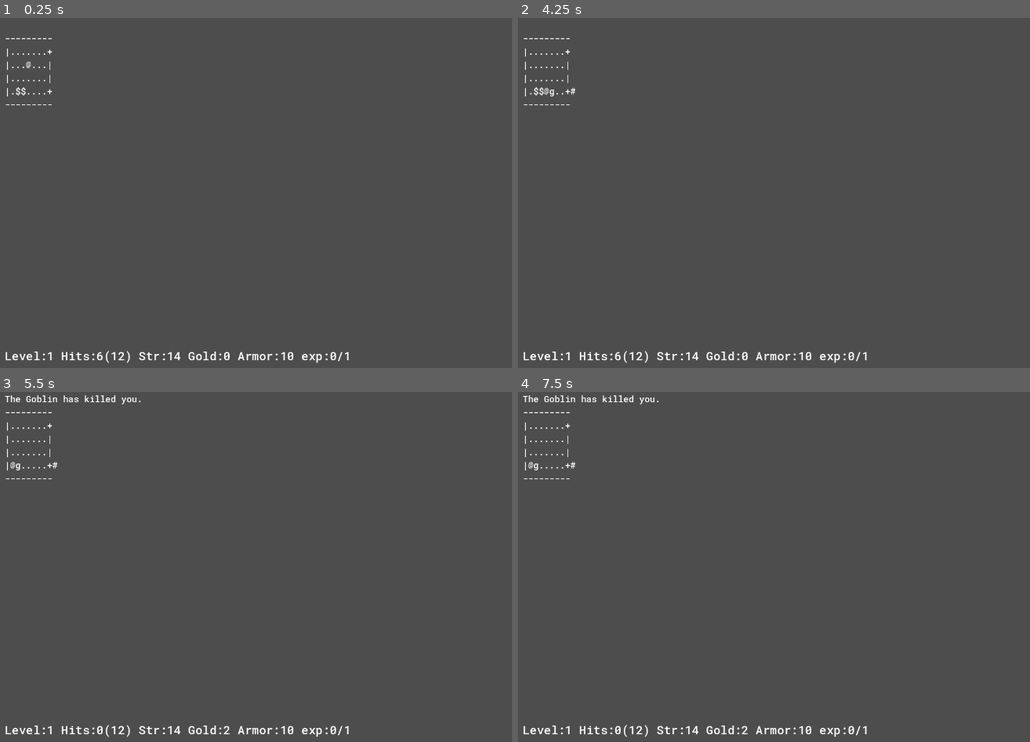
Above: before the commit, frames 1-4 (two rows, left to right).
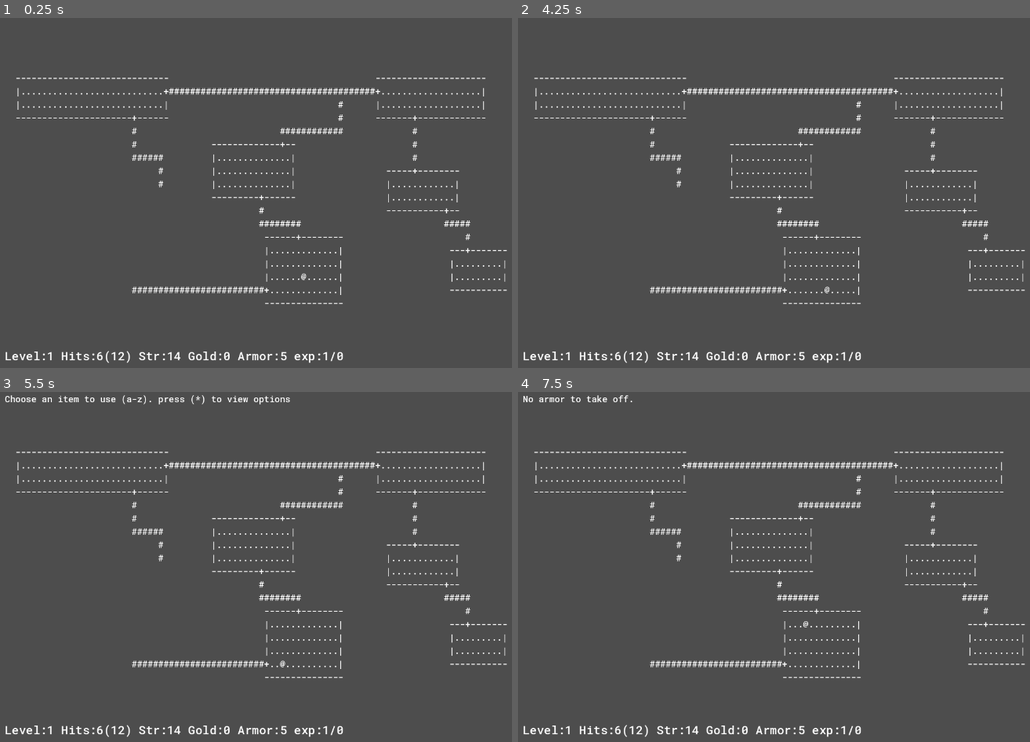
Above: after the commit, the same moments.

Repository: Kristjan-Kessel/GodotRogue
Game: Godot game, scene res://Scenes/main.tscn
Same seed, same stepped clock (60 frames per second), same inputs: the game is played once before the commit and once after it.
Inputs:
- Up to frame 1 (0.25 s): no input
- Up to frame 2 (4.25 s): tap Enter at 0.5 s; hold Right (ui_right) 0.53-1.28 s; tap T (command_take_armor_off) at 0.6, 1.55, 3.05 s; tap Space (continue) at 0.8, 1.35, 2, 2.3, 2.75, 3.5, 3.8 s; hold Down (ui_down) 1.28-2.03 s; hold Right (ui_right) 2.03-2.78 s; tap D (command_drop) at 2.1 s; hold Up (ui_up) 2.78-3.53 s; tap F (command_find) at 2.85 s; hold Left (ui_left) from 3.53 s (still down); tap . (command_rest) at 3.6 s
- Up to frame 3 (5.5 s): tap T (command_take_armor_off) at 4.35 s; release Left (ui_left) at 5.03 s; hold Down (ui_down) from 5.03 s (still down); tap Q (command_use_item) at 5.1 s; tap Space (continue) at 5.3 s
- Up to frame 4 (7.5 s): tap Space (continue) at 5.75, 6.5, 6.6 s; release Down (ui_down) at 5.78 s; hold Right (ui_right) 5.78-6.53 s; tap W (command_wield_weapon) at 5.85 s; tap T (command_take_armor_off) at 6.05, 7.35 s; hold Up (ui_up) 6.53-7.28 s; hold Right (ui_right) from 7.28 s (still down)

The runs differ from the first frame. In frame 1, 2.9% of the frame differs, in the area x 1-100%, y 5-99%; in frame 2, 2.9%; in frame 3, 3.3%, in the area x 0-100%, y 0-99%; in frame 4, 3.2%.

Commit message:
Find command stops at intersections

Diff:
--- a/Scripts/Enemies/Base/enemy.gd
+++ b/Scripts/Enemies/Base/enemy.gd
@@ -5,37 +5,31 @@
 
 @export var health: int
 @export var armor: int
-@export var strength: int
-@export var dice: int
-enum State {IDLE,ATTACKING}
-var state = ""
+@export var attack: int
+enum State {SLEEPING,IDLE,ATTACKING}
+var state = State.ATTACKING
 var is_visible = true
 
 func on_turn(astar: AStar2D, tile: Tile, player_tile: Tile):
-	# check if see player, turn to attacking stance!
-	# move towards player
-	var path = astar.get_point_path(player_tile.id, tile.id)
-	enemy_move.emit(path[1], self)
+	if state == State.IDLE:
+		#if see player then start attacking
+		if true:
+			state = State.ATTACKING
+	if state == State.ATTACKING:
+		var path = astar.get_point_path(player_tile.id, tile.id)
+		enemy_move.emit(path[1], self)
 
 func attack_player(player: Node) -> String:
-	var hit = Globals.rng.randi_range(1,20)
-	var crit = hit == 20
-	var hit_bonus = (strength-10)/2
-	print("hit: %d+%d" % [hit, hit_bonus])
-	hit += hit_bonus
-
+	var hit = Globals.rng.randi_range(0,attack)
+	var crit = hit == attack
 	var result = ""
 
-	if hit>=player.stats.armor || crit:
-		var damage = Globals.rng.randi_range(1,dice)
-		print("dmg: %d+%d" % [damage,hit_bonus])
-		damage += hit_bonus
-		player.stats.current_hp -= damage
+	if hit > player.stats.armor || crit:
+		player.stats.current_hp -= hit - player.stats.armor
 		if crit:
-			damage += damage
+			result = "The %s has greatly injured you." % label
+		else:
 			result = "The %s has injured you." % label
-		else:
-			result = "The %s has greatly injured you." % label
 		if player.stats.current_hp == 0:
 			result = "The %s has killed you." % label
 	else:
--- a/Scripts/Enemies/goblin.gd
+++ b/Scripts/Enemies/goblin.gd
@@ -3,7 +3,6 @@
 func _ready() -> void:
 	health = 10
 	armor = 8
-	strength = 10
+	attack = 10
 	label = "Goblin"
-	dice = 6
 	ascii = "g"
--- a/Scripts/Level/level_generator.gd
+++ b/Scripts/Level/level_generator.gd
@@ -8,8 +8,8 @@
 const min_room_offset_y = 1
 
 #how likely it is for any given room to not existing, 1/room_chance
-const room_chance = 10
-const max_missing_rooms = 1
+const room_chance = 20
+const max_missing_rooms = 3
 
 
 static func generate_level() -> Array:
@@ -23,48 +23,65 @@
 			row.append(Constants.EMPTY);
 		map.append(row)
 
+	# list of rooms
+	# if chance work then remove one random room that not importante
+	# select randomly room for player spawn, select room for exit spawn
+
 	var loop_count = 0
 	var player_room = Globals.level_rng.randi_range(0,8)
 	var exit_room = Globals.level_rng.randi_range(0,8)
 	var missing_room_count = 0
+
+	var potential_rooms = []
+	var valid_rooms = []
 	for y in range(3):
 		for x in range(3):
-			var is_spawn_room = loop_count == player_room
-			var is_exit_room = loop_count == exit_room
-			var skip_room = Globals.level_rng.randi_range(1,room_chance) == 1 && !is_spawn_room && !is_exit_room && missing_room_count < max_missing_rooms
-
-			var max_width = Globals.map_width/3
-			var max_height = Globals.map_height/3
-			var start_x = Globals.map_width/3*x
-			var start_y = Globals.map_height/3*y
-
-			var room
-
-			if skip_room:
-				room = Rect2(Globals.level_rng.randi_range(start_x,start_x+max_width-1),Globals.level_rng.randi_range(start_y,start_y+max_height-1),1,1)
-				missing_room_count += 1
-			else:
-				var x_offset = Globals.level_rng.randi_range(min_room_offset_x,max_width-min_room_width)
-				var y_offset = Globals.level_rng.randi_range(min_room_offset_y,max_height-min_room_height)
-
-				start_x += x_offset
-				start_y += y_offset
-				max_width -= x_offset
-				max_height -= y_offset
-
-				var width = Globals.level_rng.randi_range(min_room_width,max_width)
-				var height = Globals.level_rng.randi_range(min_room_height,max_height)
-
-				room = Rect2(start_x,start_y,width,height)
-
-			if !skip_room:
-				generate_room(map,room)
-
-			if is_spawn_room:
-				map[start_y+room.size.y/2][start_x+room.size.x/2] = Constants.PLAYER
-			room_grid[y][x] = room
-			room_vector_list.append(Vector2(x,y))
-			loop_count+=1
+			var room = PotentialRoom.new(x,y)
+			potential_rooms.append(room)
+			valid_rooms.append(room)
+
+	for i in range(max_missing_rooms):
+		if Globals.level_rng.randi_range(1,room_chance):
+			var room = valid_rooms[Globals.level_rng.randi_range(0,valid_rooms.size()-1)]
+			room.skip = true
+			valid_rooms.erase(room)
+
+	valid_rooms[Globals.level_rng.randi_range(0,valid_rooms.size()-1)].is_player_room = true
+	valid_rooms[Globals.level_rng.randi_range(0,valid_rooms.size()-1)].is_exit_room = true
+
+	for proom in potential_rooms:
+		var max_width = Globals.map_width/3
+		var max_height = Globals.map_height/3
+		var start_x = Globals.map_width/3*proom.x
+		var start_y = Globals.map_height/3*proom.y
+
+		var room
+
+		if proom.skip:
+			room = Rect2(Globals.level_rng.randi_range(start_x,start_x+max_width-1),Globals.level_rng.randi_range(start_y,start_y+max_height-1),1,1)
+			missing_room_count += 1
+		else:
+			var x_offset = Globals.level_rng.randi_range(min_room_offset_x,max_width-min_room_width)
+			var y_offset = Globals.level_rng.randi_range(min_room_offset_y,max_height-min_room_height)
+
+			start_x += x_offset
+			start_y += y_offset
+			max_width -= x_offset
+			max_height -= y_offset
+
+			var width = Globals.level_rng.randi_range(min_room_width,max_width)
+			var height = Globals.level_rng.randi_range(min_room_height,max_height)
+
+			room = Rect2(start_x,start_y,width,height)
+
+		if !proom.skip:
+			generate_room(map,room)
+
+		if proom.is_player_room:
+			map[start_y+room.size.y/2][start_x+room.size.x/2] = Constants.PLAYER
+		room_grid[proom.y][proom.x] = room
+		room_vector_list.append(Vector2(proom.x,proom.y))
+		loop_count+=1
 
 	select_and_generate_corridors(map,room_grid,room_vector_list)
 
--- /dev/null
+++ b/Scripts/Level/potential_room.gd
@@ -0,0 +1,13 @@
+extends Node
+class_name PotentialRoom
+
+var x: int
+var y: int
+
+var is_player_room = false
+var is_exit_room = false
+var skip = false
+
+func _init(_x: int, _y:int) -> void:
+	x = _x
+	y = _y
--- a/Scripts/Level/ui.gd
+++ b/Scripts/Level/ui.gd
@@ -29,6 +29,6 @@
 		stats.gold,
 		stats.armor,
 		armor_bonus,
-		stats.current_exp,
-		stats.max_exp
+		stats.player_lvl,
+		stats.exp
 	]
--- a/Scripts/Player/stats.gd
+++ b/Scripts/Player/stats.gd
@@ -5,21 +5,20 @@
 @export var level: int = 1
 @export var max_hp: int = 12
 @export var current_hp: int = 12 : set = _set_current_hp
-@export var strength: int = 10
-@export var armor: int = 10
+@export var strength: int = 16
+@export var armor: int = 5
 @export var gold: int = 0
-@export var current_exp: int = 0 : set = _set_current_exp
-@export var max_exp: int = 1
+@export var exp: int = 0 : set = _set_current_exp
+@export var player_lvl: int = 1
 
 var bonus_armor = 0
 
 func _set_current_exp(new_exp):
-	current_exp = new_exp
-	if(new_exp >= max_exp):
-		# level up
-		level += 1
-		current_exp -= max_exp
-		max_exp += 1
+	exp = new_exp
+	if exp > player_lvl*10:
+		player_lvl += 1
+		max_hp = max_hp + Globals.rng.randi_range(2,10)
+		current_hp = max_hp
 
 func _set_current_hp(new_hp):
 	current_hp = clamp(new_hp,0,max_hp)
--- a/Scripts/main.gd
+++ b/Scripts/main.gd
@@ -16,8 +16,8 @@
 	Globals.initialize_randomness()
 	print("Using seed: ", Globals.rng_seed)
 	ui.update_stats(player, turn)
-	#new_level()
-	test_level()
+	new_level()
+	#test_level()
 
 func get_tile(position: Vector2) -> Tile:
 	if position.y >= 0 and position.y < map_data.size():
@@ -111,7 +111,7 @@
 	for y in range(map_data.size()):
 		for x in range(map_data[y].size()):
 			var tile = map_data[y][x]
-			if tile.discovered:
+			if true: #tile.discovered:
 				if tile.entity != null && (tile.entity == player || tile.entity.is_visible):
 					map_str += tile.entity.ascii
 				elif tile.item != null:
@@ -228,6 +228,7 @@
 
 func _on_player_command_find(direction: Vector2) -> void:
 	var bypass_important = true
+	var last_tile = get_tile(player.position)
 	while true:
 		var new_position = player.position + direction
 		var next_tile = get_tile(new_position)
@@ -238,6 +239,8 @@
 		var left_tile = get_tile(player.position + left_direction)
 		var right_tile = get_tile(player.position + right_direction)
 
+
+
 		if !bypass_important:
 			if left_tile != null && left_tile.is_interesting():
 				break
@@ -246,7 +249,18 @@
 			if next_tile != null && next_tile.is_interesting():
 				break
 		bypass_important = false
+
+		last_tile = get_tile(player.position)
 		var moved = move_player(new_position)
+
+		if next_tile.type == "CORRIDOR":
+			var walkable_directions = 0
+			for ntile in get_tile_neighbours(next_tile):
+				if ntile.type == "CORRIDOR" && ntile != last_tile:
+					walkable_directions += 1
+			if walkable_directions > 1:
+				break
+
 		if !moved:
 			if get_tile(player.position).type == "CORRIDOR":
 				if left_tile.is_walkable:
Not shown, added: Scripts/Level/potential_room.gd.uid
